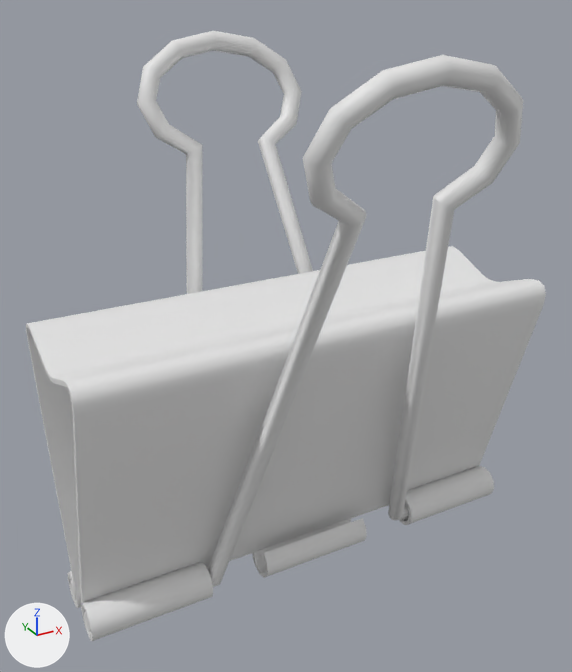
Renders of the FBX model Assets/Models/Environment/Crocodile Clip.fbx from each side of a commit.
Before and after are seen from a 50 mm lens placed at (-0.0341, -0.0592, 0.0539), pointed at (-0.0014, 0.0003, 0.0242). The lights are fixed; the arrows at lower left show +X, +Y and +Z. Where no turn or scale is listed for an object, it has been applied to the vertices.

Script lines for the objects in view, before the commit:
```python
mat_crocodile_clip = principled_material('Crocodile Clip')
mat_crocodile_clip.base_color = (0.8, 0.8, 0.8)  # white #e7e7e7
me_cube_020 = bpy.data.meshes.new('Cube.020')
me_cube_020.from_pydata(...)  # 692 vertices, 708 faces; spans x -0.0233..0.0233, y -0.0187..0.0187, z 0.0..0.0501
me_cube_020.materials.append(mat_crocodile_clip)  # white #e7e7e7
ob_crocodile_clip = bpy.data.objects.new('Crocodile Clip', me_cube_020)
ob_crocodile_clip.location = (0.0, 0.0, 0.0)
```
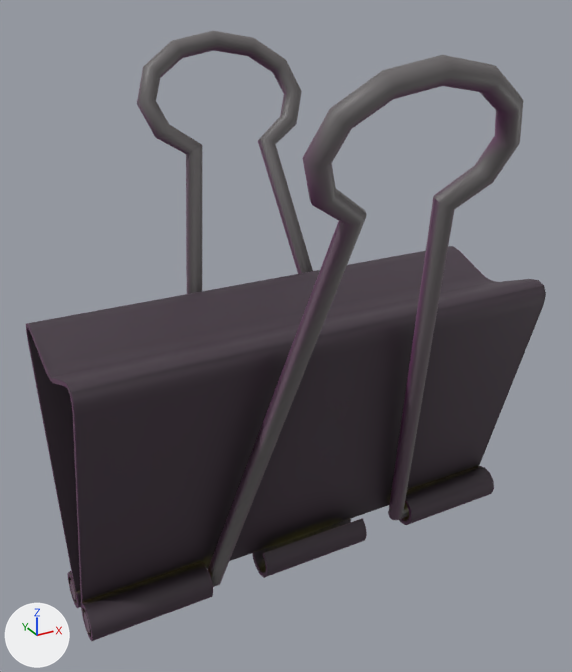
Diff of the bpy script that builds the scene:
```diff
--- a/Assets/Models/Environment/Crocodile Clip.fbx.py
+++ b/Assets/Models/Environment/Crocodile Clip.fbx.py
@@ img_crocodile_clip_crocodile_clip_diffuse_png @@
+img_crocodile_clip_crocodile_clip_diffuse_png = load_image('Crocodile Clip_Crocodile Clip_Diffuse.png', 'Materials/Crocodile Clip_Crocodile Clip_Diffuse.png', 512, 512, 'sRGB')
@@ img_crocodile_clip_crocodile_clip_normal_png @@
+img_crocodile_clip_crocodile_clip_normal_png = load_image('Crocodile Clip_Crocodile Clip_Normal.png', 'Materials/Crocodile Clip_Crocodile Clip_Normal.png', 512, 512, 'Non-Color')
@@ mat_crocodile_clip @@
 n0 = _N.new('ShaderNodeBsdfPrincipled'); n0.name = 'Principled BSDF'
 n1 = _N.new('ShaderNodeOutputMaterial'); n1.name = 'Material Output'
+n2 = _N.new('ShaderNodeTexImage'); n2.name = 'Image Texture'
+n2.image = img_crocodile_clip_crocodile_clip_diffuse_png
+n3 = _N.new('ShaderNodeTexImage'); n3.name = 'Image Texture.001'
+n3.image = img_crocodile_clip_crocodile_clip_normal_png
+n4 = _N.new('ShaderNodeNormalMap'); n4.name = 'Normal Map'
 _L.new(n0.outputs[0], n1.inputs[0])  # 'BSDF' to 'Surface'
+_L.new(n2.outputs[0], n0.inputs[0])  # 'Color' to 'Base Color'
+_L.new(n3.outputs[0], n4.inputs[1])  # 'Color' to 'Color'
+_L.new(n4.outputs[0], n0.inputs[5])  # 'Normal' to 'Normal'
```

Changed parts and their boxes [x1, y1, x2, y2] in the pictures (572 x 672 px):
'Crocodile Clip', surface changed
    both: [26, 31, 546, 641]
